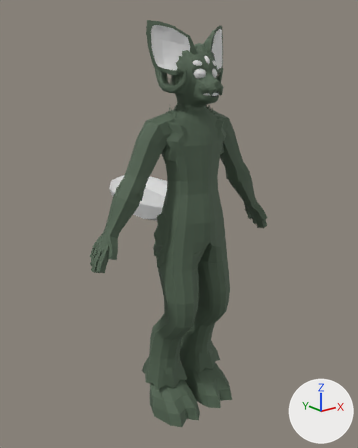
A saved change to the FBX model Nettles.fbx.
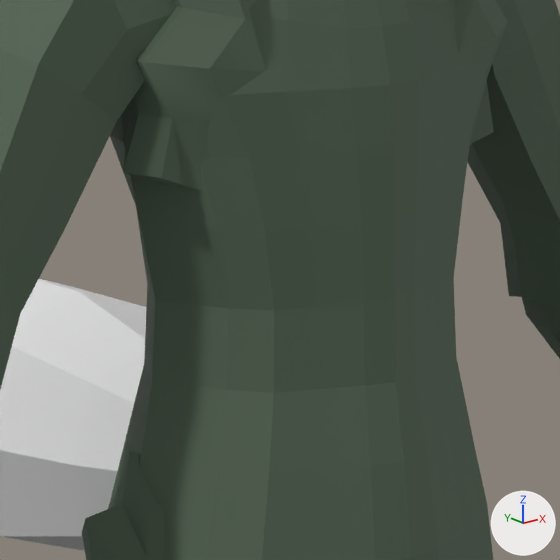
The first picture shows the older version from a 50 mm camera at (-1.53, -1.8, 1.77) aimed at (0.09, 0.22, 0.96). The close-ups show the older and then the newer version on the part from 40% to 66% of the width and 29% to 50% of the height of that picture. Only the edits that show in the close-ups are written down. Every picture has the same lights, and +X, +Y and +Z are marked at lower right. Where no turn or scale is listed for an object, it has been applied to the vertices.

The older version as bpy lines, for what is in view:
```python
me_body = bpy.data.meshes.new('Body')
me_body.from_pydata(...)  # 3829 vertices, 3824 faces; spans x -0.56..0.56, y -0.17..0.77, z 0.0..1.97
# faces by material slot: [3606, 218]
me_body.materials.append(mat_fur)  # greyish green #516350
me_body.materials.append(mat_glow)  # white #e7e7e7
ob_body = bpy.data.objects.new('Body', me_body)
ob_body.location = (0.0, 0.0, 0.0)
```
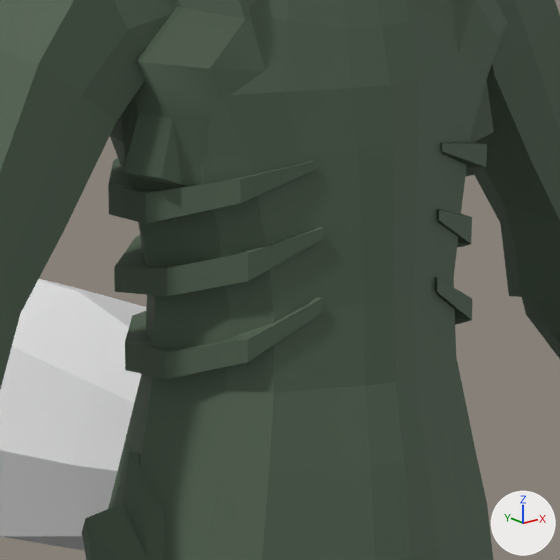
Boxes [x1, y1, x2, y2] around the edits, measured in the close-ups (560 x 560 px):
'Ribs', added
    after: [108, 142, 487, 379]

The edits, one by one:
Mesh me_cube_002 is new.
It has 180 vertices, 178 faces and spans x -0.168..0.168, y 0.535..0.782, z -0.097..0.352.
It uses material mat_fur (greyish green #516350).
Object 'Ribs' (ob_ribs) is new; it shows me_cube_002.
Its location is (0.0, -0.624, 1.179).
